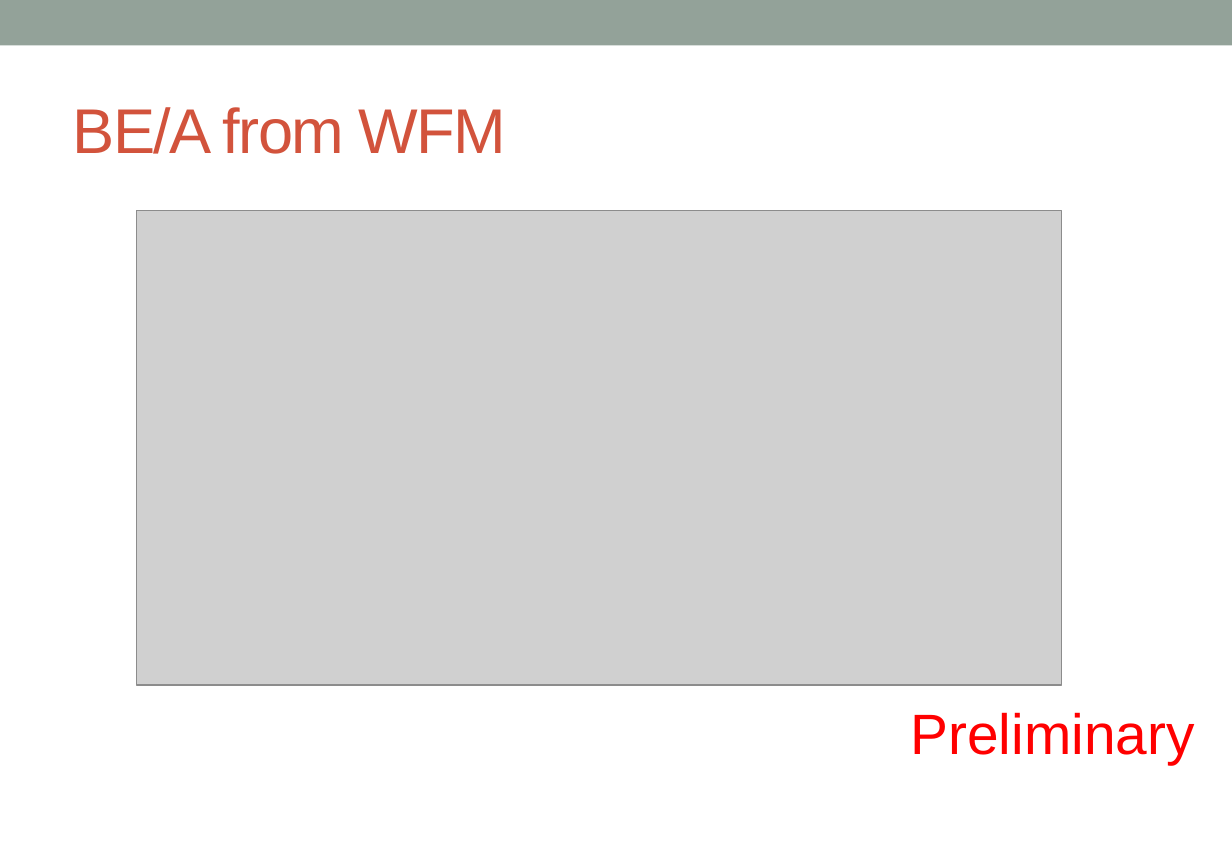
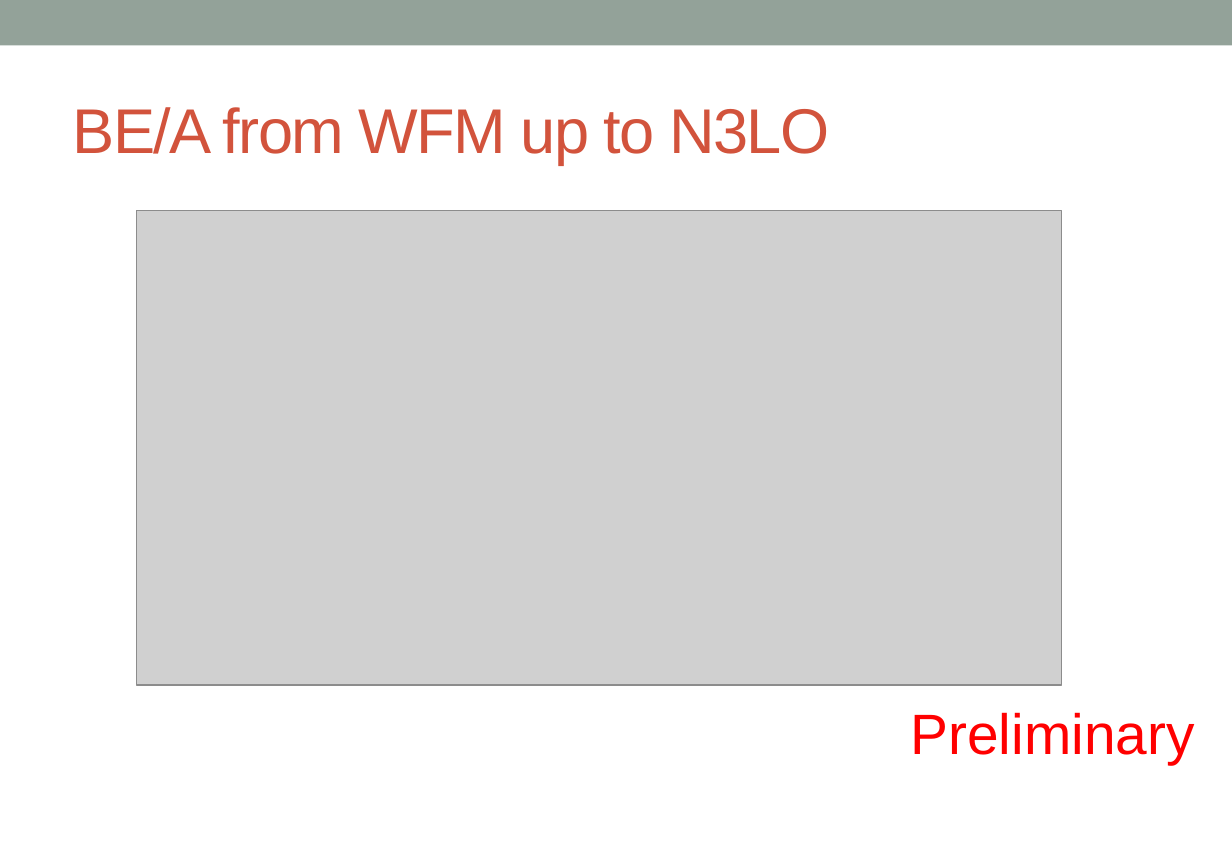
Before and after one commit to alphacentaury-github/NPSS2020, a slide deck: slide 28 of 20230612_Lattice_intro.pptx. Drawn at 1232x853 pixels with LibreOffice and Linux fonts; fonts in the diff are those of the drawing; grey boxes stand for pictures. Boxes give left, top, right and bottom in pixels: in the first picture for what was removed or moved away, otherwise in the second. Text is boxed around its words. In the diff, an @@ line names an element or a change of style, - is before the commit and + after.

```diff
--- a/20230612_Lattice_intro.pptx
+++ b/20230612_Lattice_intro.pptx
@@ title at box(73, 107, 829, 165): text changed @@
-BE/A from WFM
+BE/A from WFM up to N3LO
```
Also in this commit, not shown: 6 other slides changed.
